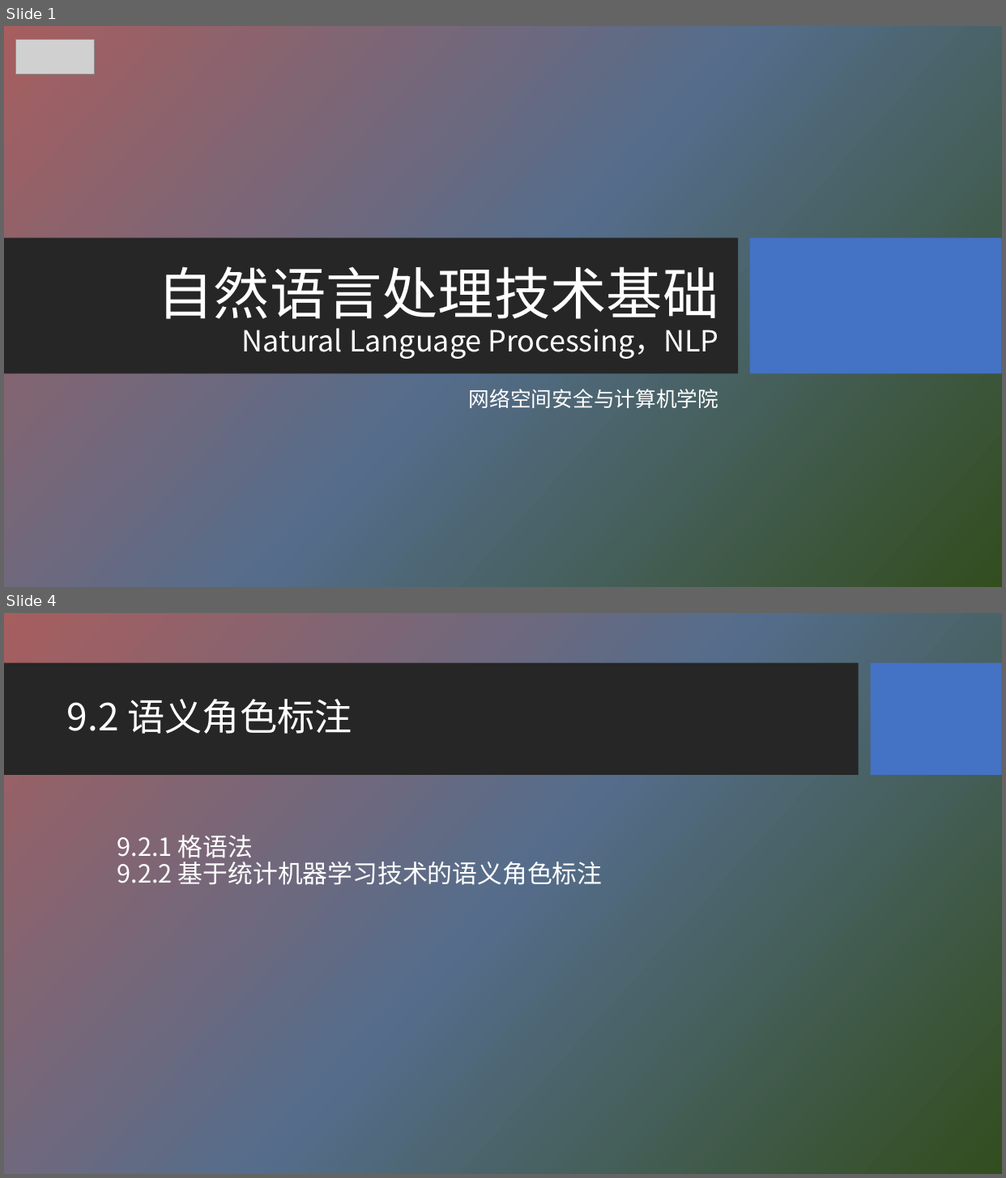
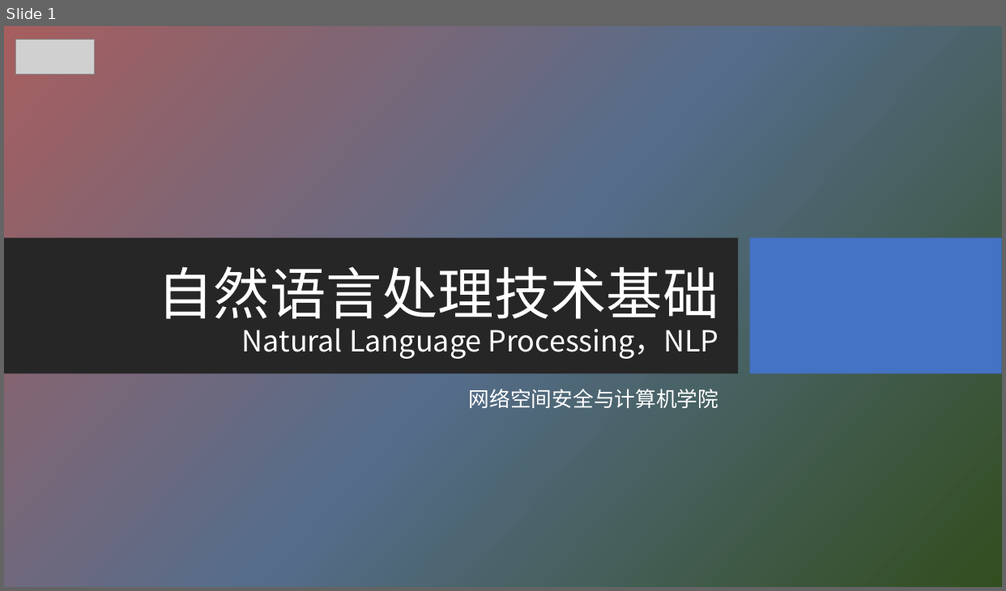
Before and after one commit to HBU/NLP_PPT, a slide deck: PPT-2020/ch09 语义分析.pptx. Shown one above the other, each under a label of ours: slides 1 and 4 before the commit, slide 1 after it; the slides between them are not shown. The pictures are 1006x1178 and 1006x591 pixels, drawn with LibreOffice and Linux fonts; fonts in the diff are those of the drawing; grey boxes stand for pictures; background and template pictures are left out. Boxes give left, top, right and bottom in pixels: in the first picture for what was removed or moved away, otherwise in the second. Text is boxed around its words. In the diff, an @@ line names an element or a change of style, - is before the commit and + after.

```diff
--- a/PPT-2020/ch09 语义分析.pptx
+++ b/PPT-2020/ch09 语义分析.pptx
@@ slide 4 removed at box(4, 613, 1002, 1174), background picture (left out) @@
@@ rectangle removed at box(4, 663, 859, 776) @@
@@ rectangle removed at box(871, 663, 1002, 776) @@
@@ title removed at box(67, 699, 351, 734) @@
-9.2 语义角色标注
@@ text removed at box(117, 835, 603, 885) @@
-9.2.1 格语法
-9.2.2 基于统计机器学习技术的语义角色标注
```
Also in this commit, not shown: 1 slide changed, 8 slides added, 2 other slides removed, 1 other file.
